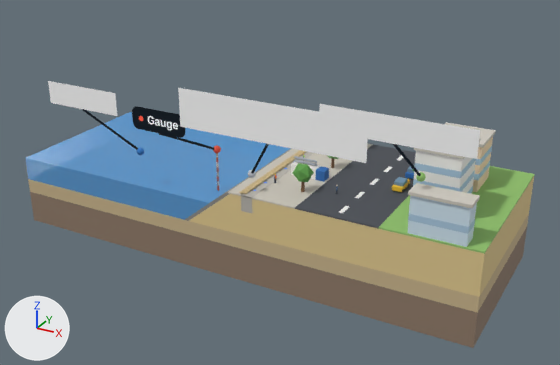
What one commit did to the glTF model ar-labor/models/mobilgat-feliratok-en.glb.
The view is the same before and after, from a 50 mm camera at (0.359, -0.553, 0.309) aimed at (0.022, 0.06, 0.003). Arrows for +X, +Y and +Z are at lower left; the lights stay in place. The older version comes first. Where no turn or scale is listed for an object, it has been applied to the vertices. Vertices at exactly the same position are counted once.

Names of what the first picture shows: 'folyo', 'label_0', 'label_3', 'label_6', 'label_9', 'label_dot_11', 'label_line_1', 'label_line_10', 'label_line_7', 'part_m_4a4e55', 'part_m_8f7a68', 'part_m_8fbf6a', 'part_m_c9b48c', 'part_m_c9c4b8', 'part_m_cfcac0', 'part_m_cfe3ef', 'part_m_e0c98f' and 18 more.
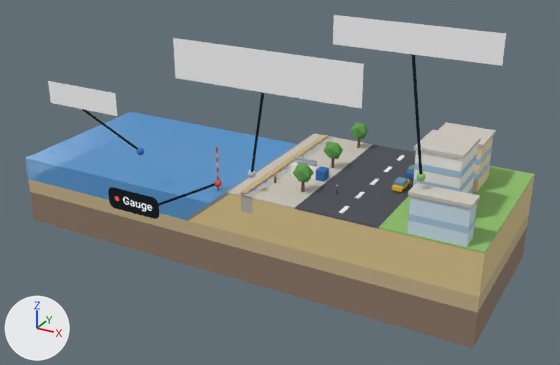
Where the newer file only moved an object's origin or applied its transform, the numbers keep the older frame.

The change, as a list of edits to the scene's bpy script:
```text
Change me_mesh_78:
    remove me_mesh_78.from_pydata(...)  # 12 vertices, 12 faces; spans x -0.021..0.021, y -0.021..0.021, z -0.0259..0.0259
    add me_mesh_78.from_pydata(...)  # 12 vertices, 12 faces; spans x -0.021..0.011, y -0.0111..0.0211, z -0.0255..0.0655
    me_mesh_78 part 1
    me_mesh_78.vertices[0].co: (0.0198, -0.021, 0.0244) -> (0.0099, -0.0111, 0.0646)  # pixel (266, 144) -> pixel (262, 93)
    me_mesh_78.vertices[1].co: (-0.0202, 0.019, -0.0256) -> (-0.0201, 0.0189, -0.0254)
    me_mesh_78.vertices[2].co: (0.0208, -0.0203, 0.0241) -> (0.011, -0.0105, 0.0645)  # pixel (268, 145) -> pixel (263, 93)
    me_mesh_78.vertices[3].co: (-0.0192, 0.0197, -0.0259) -> (-0.019, 0.0195, -0.0255)
    me_mesh_78.vertices[4].co: (0.021, -0.0193, 0.0248) -> (0.011, -0.0094, 0.0649)  # pixel (269, 144) -> pixel (264, 92)
    me_mesh_78.vertices[5].co: (-0.019, 0.0207, -0.0252) -> (-0.019, 0.0206, -0.0251)
    me_mesh_78.vertices[6].co: (0.0202, -0.019, 0.0256) -> (0.0101, -0.0089, 0.0654)  # pixel (268, 142) -> pixel (263, 91)
    me_mesh_78.vertices[7].co: (-0.0198, 0.021, -0.0244) -> (-0.0199, 0.0211, -0.0246)
    me_mesh_78.vertices[8].co: (0.0192, -0.0197, 0.0259) -> (0.009, -0.0095, 0.0655)  # pixel (267, 142) -> pixel (262, 91)
    me_mesh_78.vertices[9].co: (-0.0208, 0.0203, -0.0241) -> (-0.021, 0.0205, -0.0245)
    me_mesh_78.vertices[10].co: (0.019, -0.0207, 0.0252) -> (0.009, -0.0106, 0.0651)  # pixel (266, 143) -> pixel (261, 92)
    me_mesh_78.vertices[11].co: (-0.021, 0.0193, -0.0248) -> (-0.021, 0.0194, -0.0249)
Change me_mesh_84:
    remove me_mesh_84.from_pydata(...)  # 12 vertices, 12 faces; spans x -0.0061..0.0061, y -0.0209..0.0209, z -0.0208..0.0208
    add me_mesh_84.from_pydata(...)  # 12 vertices, 12 faces; spans x 0.004..0.006, y -0.0211..0.0211, z -0.0204..0.0904
    me_mesh_84 part 2
    me_mesh_84.vertices[0].co: (-0.0049, -0.0209, 0.0192) -> (0.005, -0.0211, 0.0896)  # pixel (393, 145) -> pixel (412, 55)
    me_mesh_84.vertices[1].co: (0.0051, 0.0191, -0.0208) -> (0.005, 0.0189, -0.0204)
    me_mesh_84.vertices[2].co: (-0.0039, -0.0205, 0.0198) -> (0.006, -0.0206, 0.0898)  # pixel (395, 144) -> pixel (414, 55)
    me_mesh_84.vertices[3].co: (0.0061, 0.0195, -0.0202) -> (0.006, 0.0194, -0.0202)
    me_mesh_84.vertices[4].co: (-0.004, -0.0196, 0.0206) -> (0.006, -0.0194, 0.0902)  # pixel (395, 143) -> pixel (415, 54)
    me_mesh_84.vertices[5].co: (0.006, 0.0204, -0.0194) -> (0.006, 0.0206, -0.0198)
    me_mesh_84.vertices[6].co: (-0.0051, -0.0191, 0.0208) -> (0.005, -0.0189, 0.0904)  # pixel (394, 142) -> pixel (413, 53)
    me_mesh_84.vertices[7].co: (0.0049, 0.0209, -0.0192) -> (0.005, 0.0211, -0.0196)
    me_mesh_84.vertices[8].co: (-0.0061, -0.0195, 0.0202) -> (0.004, -0.0194, 0.0902)  # pixel (393, 143) -> pixel (412, 53)
    me_mesh_84.vertices[9].co: (0.0039, 0.0205, -0.0198) -> (0.004, 0.0206, -0.0198)
    me_mesh_84.vertices[10].co: (-0.006, -0.0204, 0.0194) -> (0.004, -0.0206, 0.0898)  # pixel (392, 144) -> pixel (411, 54)
    me_mesh_84.vertices[11].co: (0.004, 0.0196, -0.0206) -> (0.004, 0.0194, -0.0202)
Change me_mesh_87:
    remove me_mesh_87.from_pydata(...)  # 12 vertices, 12 faces; spans x -0.0159..0.0159, y -0.0253..0.0253, z -0.0145..0.0145
    add me_mesh_87.from_pydata(...)  # 12 vertices, 12 faces; spans x -0.0358..0.0158, y -0.0453..0.0253, z -0.0651..-0.0479
    me_mesh_87 part 3
    me_mesh_87.vertices[0].co: (-0.0146, -0.0253, 0.0126) -> (-0.0342, -0.0449, -0.065)  # pixel (158, 134) -> pixel (134, 214)
    me_mesh_87.vertices[1].co: (0.0152, 0.0239, -0.0144) -> (0.0155, 0.0244, -0.05)
    me_mesh_87.vertices[2].co: (-0.0138, -0.0252, 0.0135) -> (-0.0339, -0.0453, -0.0639)  # pixel (159, 133) -> pixel (134, 213)
    me_mesh_87.vertices[3].co: (0.0159, 0.024, -0.0135) -> (0.0158, 0.0239, -0.0489)
    me_mesh_87.vertices[4].co: (-0.0141, -0.0245, 0.0145) -> (-0.0346, -0.0451, -0.0629)  # pixel (159, 132) -> pixel (134, 212)
    me_mesh_87.vertices[5].co: (0.0156, 0.0247, -0.0125) -> (0.0152, 0.0242, -0.0479)
    me_mesh_87.vertices[6].co: (-0.0152, -0.0239, 0.0144) -> (-0.0355, -0.0444, -0.063)  # pixel (159, 132) -> pixel (133, 212)
    me_mesh_87.vertices[7].co: (0.0146, 0.0253, -0.0126) -> (0.0142, 0.0249, -0.048)
    me_mesh_87.vertices[8].co: (-0.0159, -0.024, 0.0135) -> (-0.0358, -0.0439, -0.0641)  # pixel (158, 132) -> pixel (133, 212)
    me_mesh_87.vertices[9].co: (0.0138, 0.0252, -0.0135) -> (0.0139, 0.0253, -0.0491)
    me_mesh_87.vertices[10].co: (-0.0156, -0.0247, 0.0125) -> (-0.0352, -0.0442, -0.0651)  # pixel (158, 134) -> pixel (134, 214)
    me_mesh_87.vertices[11].co: (0.0141, 0.0245, -0.0145) -> (0.0146, 0.0251, -0.0501)
Change ob_label_0:
    ob_label_0.location: (0.06, -0.03, 0.0977) -> (0.05, -0.02, 0.1377)
Change ob_label_6:
    ob_label_6.location: (0.17, -0.03, 0.111) -> (0.18, -0.03, 0.181)
Change ob_label_9:
    ob_label_9.location: (-0.06, -0.02, 0.076) -> (-0.08, -0.04, -0.0015)
Change ob_label_dot_11:
    ob_label_dot_11.location: (-0.0302, 0.0292, 0.038) -> (-0.0302, 0.0292, 0.0025)
```

Location of each change, (x1, y1, x2, y2) in pixels of the pictures (560 x 365 px):
'label_0', moved: before (178, 88, 368, 163); after (173, 38, 364, 109)
'label_6', moved: before (319, 104, 480, 159); after (333, 15, 506, 66)
'label_9', moved: before (132, 106, 186, 138); after (108, 187, 159, 219)
'label_line_7', reshaped (62% narrower, 270% taller): before (393, 144, 421, 176); after (412, 54, 422, 175)
'label_line_1', reshaped (26% narrower, 153% taller): before (251, 143, 269, 174); after (251, 92, 264, 172)
'label_line_10', reshaped (46% wider, 78% taller): before (159, 133, 214, 150); after (134, 183, 215, 214)
'label_dot_11', moved: before (213, 145, 221, 153); after (214, 180, 222, 187)
